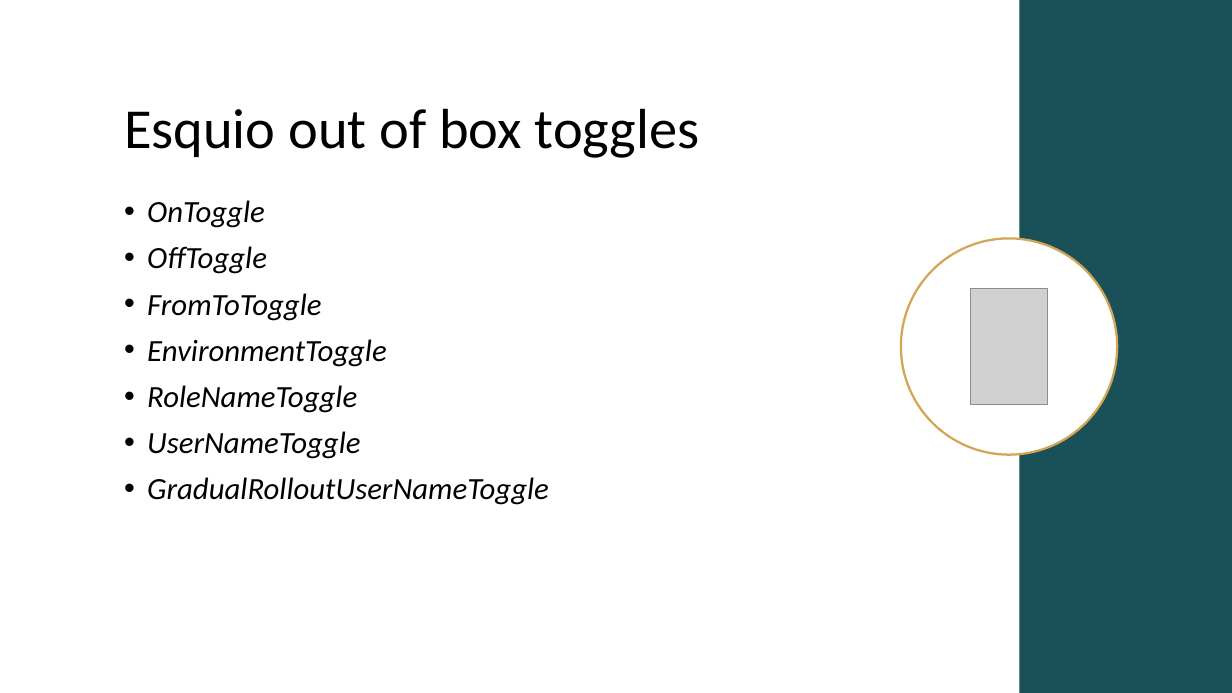
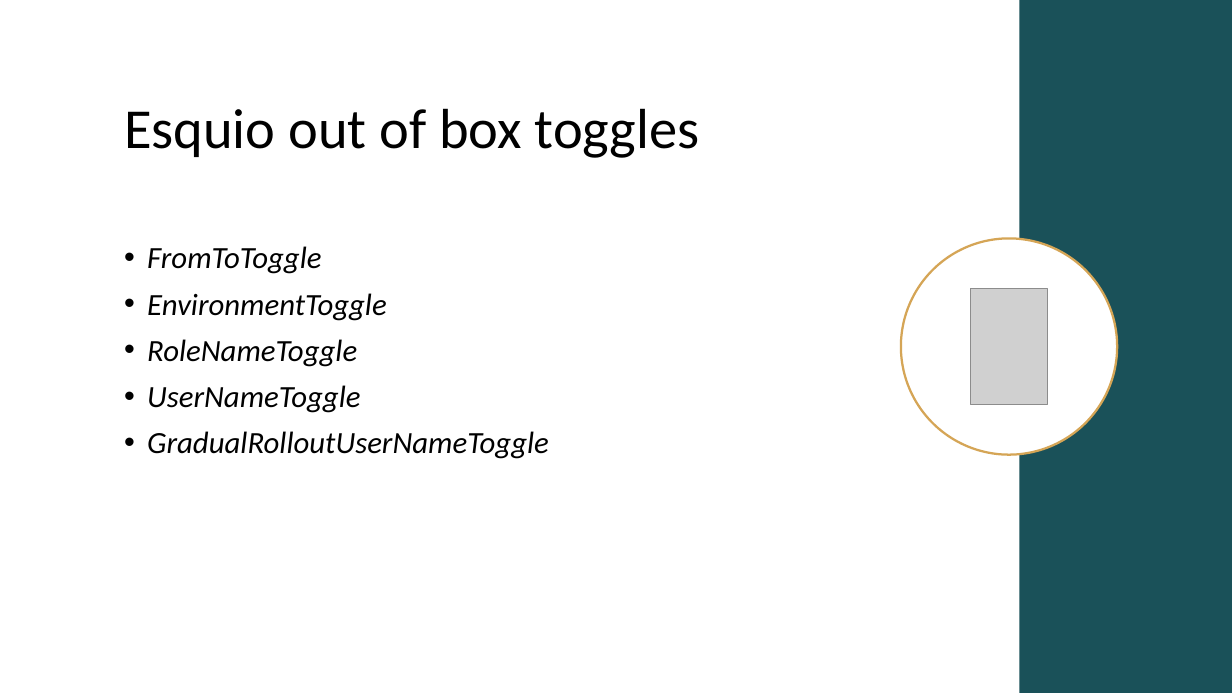
Before and after one commit to Xabaril/Esquio, a slide deck: slide 22 of docs/slides/esquio-overview-101.pptx. Drawn at 1232x693 pixels with LibreOffice and Linux fonts; fonts in the diff are those of the drawing; grey boxes stand for pictures. Boxes give left, top, right and bottom in pixels: in the first picture for what was removed or moved away, otherwise in the second. Text is boxed around its words. In the diff, an @@ line names an element or a change of style, - is before the commit and + after.

Commit message:
Fix #34: Remove OnToggle and OffToggle because is not necessary. Fix issue with Diagnosticlistener on non asp.net core apps

```diff
--- a/docs/slides/esquio-overview-101.pptx
+++ b/docs/slides/esquio-overview-101.pptx
@@ text at [147,200,267,274]: paragraphs removed @@
-• OnToggle
-• OffToggle
```
Also in this commit, not shown: 1 other slide changed, 28 other files.
